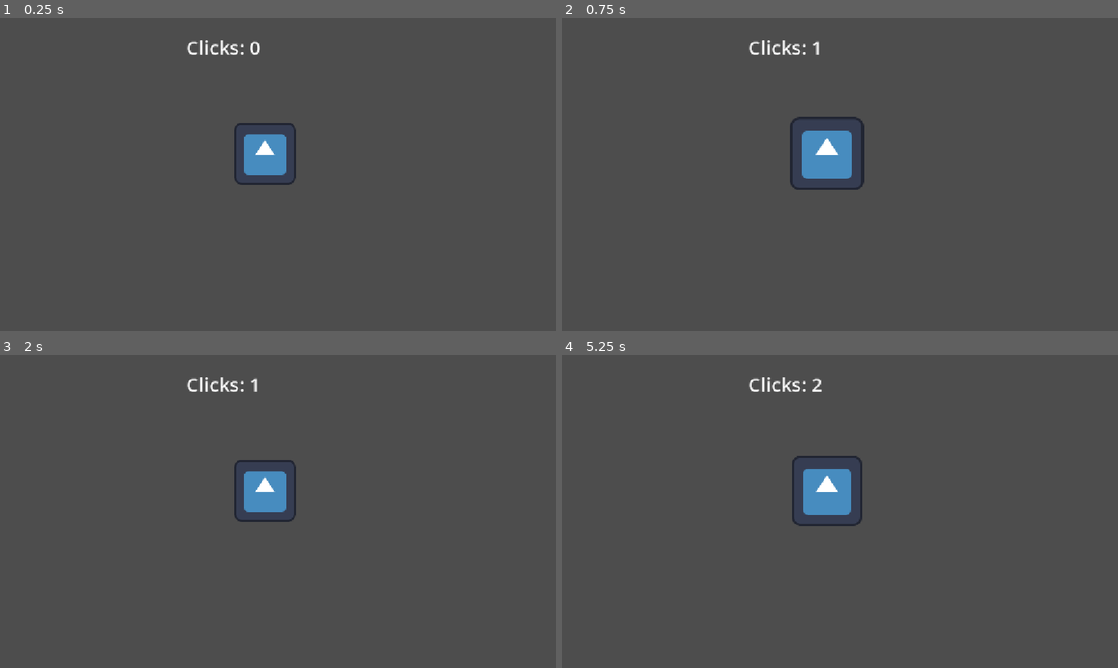
Above: before the commit, frames 1-4 (two rows, left to right).
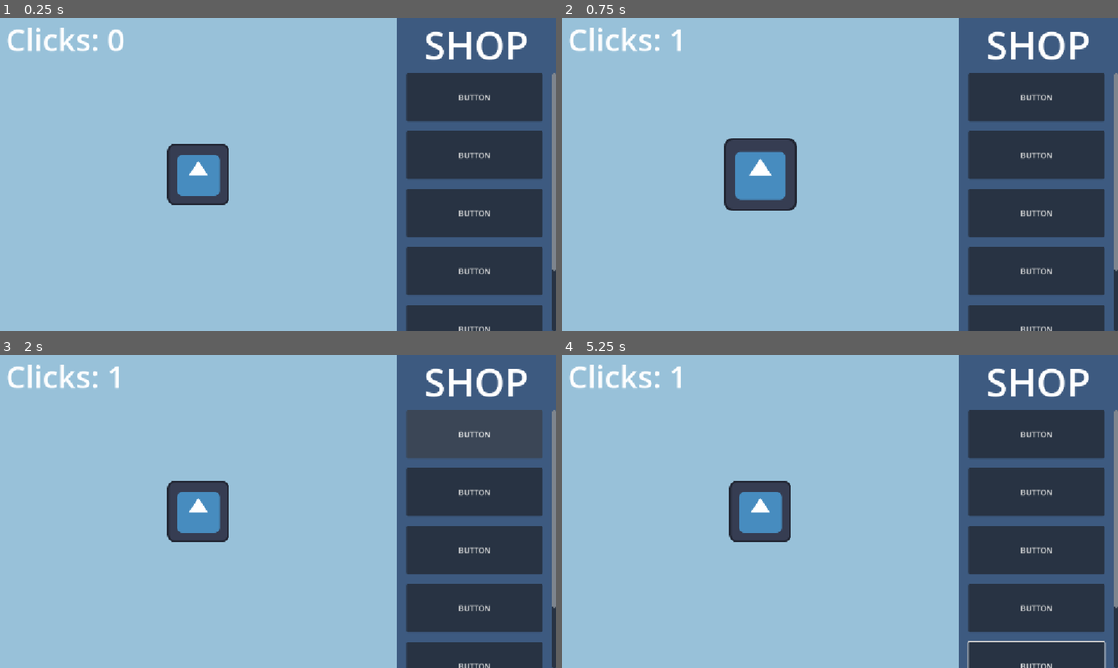
Above: after the commit, the same moments.

Repository: SilentPrincess108/PetClicker
Game: Godot game, scene res://scenes/main.tscn
Same seed, same stepped clock (60 frames per second), same inputs: the game is played once before the commit and once after it. This scene is started directly instead of the project's main scene. The engine's default icon, where the game draws it, is replaced by a stand-in: a white triangle on a blue panel in a dark square.
Inputs (mouse positions are in pixels of both pictures, inside the frame that each line leads up to; where the layout moved, square brackets give the same spot in the first picture):
- Up to frame 1 (0.25 s): no input
- Up to frame 2 (0.75 s): click (762, 174) [828, 152] at 0.5 s
- Up to frame 3 (2 s): click (472, 433) at 1.25 s, where only the run after the commit has a clickable "BUTTON"
- Up to frame 4 (5.25 s): click (1034, 492) at 2 s, where only the run after the commit has a clickable "BUTTON"; click (1034, 549) at 2.75 s, where only the run after the commit has a clickable "BUTTON"; click (1034, 608) at 3.5 s, where only the run after the commit has a clickable "BUTTON"; click (1034, 664) at 4.25 s, where only the run after the commit has a clickable "BUTTON"; tap Enter at 5 s; move the mouse to (962, 495) at 5.02 s; hold Right from 5.03 s (still down); tap Alt at 5.1 s; click (962, 495) at 5.17 s

The runs differ from the first frame. In frame 1, 99% of the frame differs, in the area x 0-100%, y 0-100%; in frame 2, 99%; in frame 3, 95%; in frame 4, 99%.

Commit message:
started working on ui layout and functionality

Diff:
--- a/scenes/main.tscn
+++ b/scenes/main.tscn
@@ -1,33 +1,124 @@
 [gd_scene format=3 uid="uid://cpcpaxsqnuwft"]
 
 [ext_resource type="Script" uid="uid://q6c0ck1lp7a4" path="res://scripts/main.gd" id="1_o5qli"]
-[ext_resource type="PackedScene" uid="uid://cqtswut1j7iw7" path="res://scenes/text_char.tscn" id="2_0wfyh"]
 [ext_resource type="Texture2D" uid="uid://bicgkeei5q221" path="res://assets/sprites/icon.svg" id="3_jyhfs"]
 [ext_resource type="Script" uid="uid://cbjhinlg0pq4h" path="res://scripts/animated_button.gd" id="4_tbgi4"]
 
-[node name="Main" type="Node2D" unique_id=1227868680]
+[sub_resource type="StyleBoxFlat" id="StyleBoxFlat_i4sdr"]
+bg_color = Color(0.59607846, 0.75686276, 0.8509804, 1)
+
+[sub_resource type="StyleBoxFlat" id="StyleBoxFlat_8qpoh"]
+bg_color = Color(0.23921569, 0.3529412, 0.5019608, 1)
+
+[node name="main" type="Control" unique_id=1053706325]
+layout_mode = 3
+anchors_preset = 15
+anchor_right = 1.0
+anchor_bottom = 1.0
+grow_horizontal = 2
+grow_vertical = 2
 script = ExtResource("1_o5qli")
 
-[node name="numClicks" type="Label" parent="." unique_id=1523434100]
-offset_left = 386.0
-offset_top = 33.0
-offset_right = 713.0
+[node name="mainPanel" type="Panel" parent="." unique_id=218259306]
+layout_mode = 1
+anchors_preset = 9
+anchor_bottom = 1.0
+offset_right = 822.0
+grow_vertical = 2
+theme_override_styles/panel = SubResource("StyleBoxFlat_i4sdr")
+
+[node name="numClicks" type="Label" parent="mainPanel" unique_id=868152727]
+layout_mode = 1
+offset_left = 12.0
+offset_right = 253.0
 offset_bottom = 88.0
-theme_override_font_sizes/font_size = 40
+theme_override_font_sizes/font_size = 64
 text = "Clicks: "
 
-[node name="clicky" parent="." unique_id=1222079485 instance=ExtResource("2_0wfyh")]
-visible = false
+[node name="CenterContainer" type="CenterContainer" parent="mainPanel" unique_id=1631087004]
+layout_mode = 1
+anchors_preset = 15
+anchor_right = 1.0
+anchor_bottom = 1.0
+grow_horizontal = 2
+grow_vertical = 2
 
-[node name="AnimatedButton" type="TextureButton" parent="." unique_id=1475099263]
-offset_left = 485.0
-offset_top = 217.0
-offset_right = 613.0
-offset_bottom = 345.0
+[node name="clicky" type="TextureButton" parent="mainPanel/CenterContainer" unique_id=1148252007]
+layout_mode = 2
 texture_normal = ExtResource("3_jyhfs")
 script = ExtResource("4_tbgi4")
 metadata/_custom_type_script = "uid://cbjhinlg0pq4h"
 
-[connection signal="mouse_entered" from="clicky" to="." method="_on_clicky_mouse_entered"]
-[connection signal="mouse_exited" from="clicky" to="." method="_on_clicky_mouse_exited"]
-[connection signal="pressed" from="clicky" to="." method="_on_clicky_pressed"]
+[node name="shopPanel" type="Panel" parent="." unique_id=1504003899]
+layout_mode = 1
+anchors_preset = 11
+anchor_left = 1.0
+anchor_right = 1.0
+anchor_bottom = 1.0
+offset_left = -330.0
+grow_horizontal = 0
+grow_vertical = 2
+theme_override_styles/panel = SubResource("StyleBoxFlat_8qpoh")
+
+[node name="VBoxContainer" type="VBoxContainer" parent="shopPanel" unique_id=1630851910]
+layout_mode = 1
+anchors_preset = 15
+anchor_right = 1.0
+anchor_bottom = 1.0
+grow_horizontal = 2
+grow_vertical = 2
+
+[node name="Label" type="Label" parent="shopPanel/VBoxContainer" unique_id=1040779845]
+layout_mode = 2
+theme_override_font_sizes/font_size = 80
+text = "SHOP"
+horizontal_alignment = 1
+vertical_alignment = 1
+
+[node name="ScrollContainer" type="ScrollContainer" parent="shopPanel/VBoxContainer" unique_id=1311896688]
+layout_mode = 2
+size_flags_vertical = 3
+
+[node name="MarginContainer" type="MarginContainer" parent="shopPanel/VBoxContainer/ScrollContainer" unique_id=1679134490]
+layout_mode = 2
+size_flags_horizontal = 3
+size_flags_vertical = 3
+theme_override_constants/margin_left = 20
+theme_override_constants/margin_right = 20
+theme_override_constants/margin_bottom = 0
+
+[node name="VBoxContainer" type="VBoxContainer" parent="shopPanel/VBoxContainer/ScrollContainer/MarginContainer" unique_id=408754062]
+layout_mode = 2
+size_flags_horizontal = 3
+size_flags_vertical = 3
+theme_override_constants/separation = 20
+
+[node name="Button" type="Button" parent="shopPanel/VBoxContainer/ScrollContainer/MarginContainer/VBoxContainer" unique_id=555348442]
+custom_minimum_size = Vector2(0, 100)
+layout_mode = 2
+text = "BUTTON"
+
+[node name="Button2" type="Button" parent="shopPanel/VBoxContainer/ScrollContainer/MarginContainer/VBoxContainer" unique_id=873348438]
+custom_minimum_size = Vector2(0, 100)
+layout_mode = 2
+text = "BUTTON"
+
+[node name="Button3" type="Button" parent="shopPanel/VBoxContainer/ScrollContainer/MarginContainer/VBoxContainer" unique_id=1601509919]
+custom_minimum_size = Vector2(0, 100)
+layout_mode = 2
+text = "BUTTON"
+
+[node name="Button4" type="Button" parent="shopPanel/VBoxContainer/ScrollContainer/MarginContainer/VBoxContainer" unique_id=1410641950]
+custom_minimum_size = Vector2(0, 100)
+layout_mode = 2
+text = "BUTTON"
+
+[node name="Button5" type="Button" parent="shopPanel/VBoxContainer/ScrollContainer/MarginContainer/VBoxContainer" unique_id=373032930]
+custom_minimum_size = Vector2(0, 100)
+layout_mode = 2
+text = "BUTTON"
+
+[node name="Button6" type="Button" parent="shopPanel/VBoxContainer/ScrollContainer/MarginContainer/VBoxContainer" unique_id=1514371849]
+custom_minimum_size = Vector2(0, 100)
+layout_mode = 2
+text = "BUTTON"
--- a/scripts/animated_button.gd
+++ b/scripts/animated_button.gd
@@ -36,6 +36,7 @@
 	if animation_tween: #check if tween currently running
 		animation_tween.kill() #if so, kill it
 	animation_tween = create_tween().set_trans(Tween.TRANS_SINE)
+	animation_tween.set_ease(Tween.EASE_OUT)
 	animation_tween.tween_property(self, "scale", hover_scale, hover_animation_length)
 
 func _button_un_hover() -> void:
--- a/scripts/main.gd
+++ b/scripts/main.gd
@@ -1,10 +1,10 @@
-extends Node2D
-@onready var clicky: TextureButton = $clicky
-@onready var num_clicks: Label = $numClicks
+extends Control
+
+@onready var num_clicks: Label = $mainPanel/numClicks
+@onready var clicky: AnimatedButton = $mainPanel/CenterContainer/clicky
 
 func _ready() -> void:
-	clicky.position.x = 576
-	clicky.position.y = 324
+	print("game start")
 
 func _process(_delta: float) -> void:
 	num_clicks.text = "Clicks: " + str(Globals.clicks)
